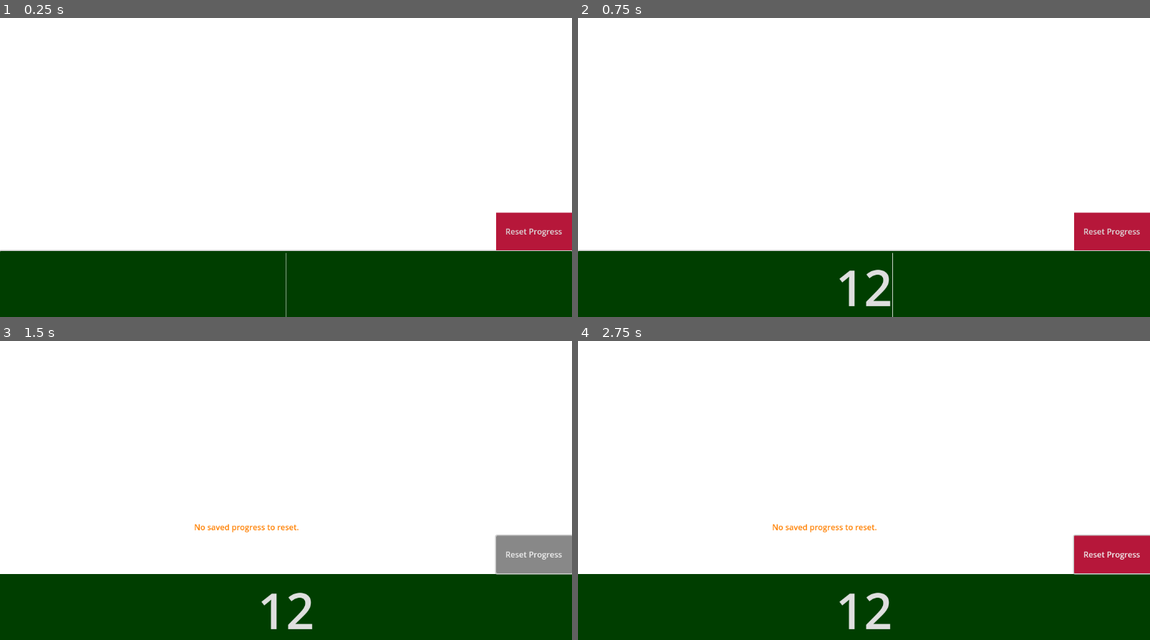
Above: before the commit, frames 1-4 (two rows, left to right).
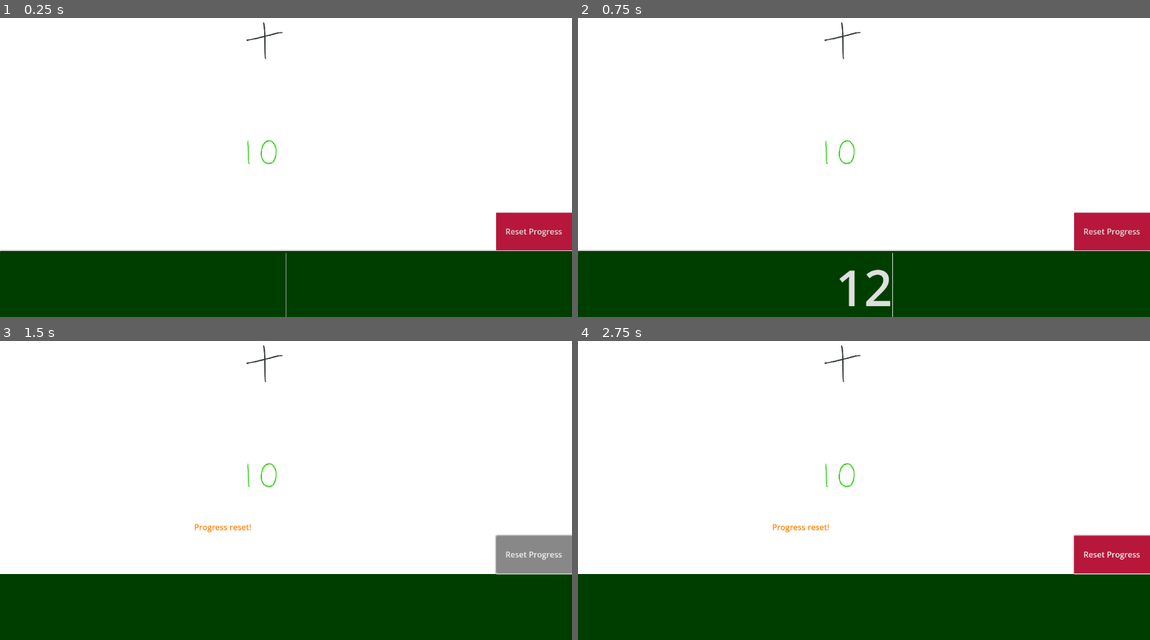
Above: after the commit, the same moments.

Repository: injust90/chatbot
Game: Godot game, scene res://Scenes/FlashCard.tscn
Same seed, same stepped clock (60 frames per second), same inputs: the game is played once before the commit and once after it. This scene is started directly instead of the project's main scene.
Inputs (mouse positions are in pixels of both pictures, inside the frame that each line leads up to):
- Up to frame 1 (0.25 s): no input
- Up to frame 2 (0.75 s): click (864, 287) at 0.52 s; type "12" at 0.6 s
- Up to frame 3 (1.5 s): click "Reset Progress" at 1.25 s
- Up to frame 4 (2.75 s): move the mouse to (989, 463) at 2.02 s; hold D (right) from 2.03 s (still down); click (989, 463) at 2.17 s

The runs differ from the first frame. In frame 1, 0.2% of the frame differs, in the area x 43-50%, y 1-49%; in frame 2, 0.2%; in frame 3, 0.8%, in the area x 34-55%, y 1-97%; in frame 4, 0.8%.

Commit message:
Bug fix: First word is not showing up automatically without intervention

Diff:
--- a/Scenes/flash_card.gd
+++ b/Scenes/flash_card.gd
@@ -37,8 +37,8 @@
 
 func _ready():
 	load_progress()
-	if progress.has(current_word) && progress[current_word] == false:
-		load_flashcard(index)
+	save_progress()
+	load_flashcard(index)
 	debug_save()
 	input_field.call_deferred("grab_focus")
 	input_field.connect("text_submitted", Callable(self, "_on_text_submitted"))
